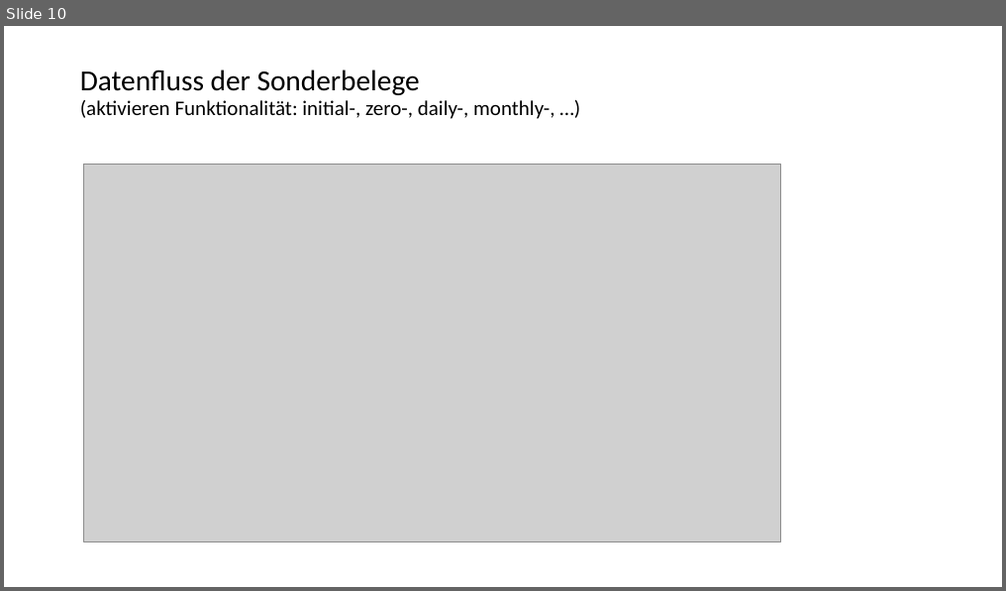
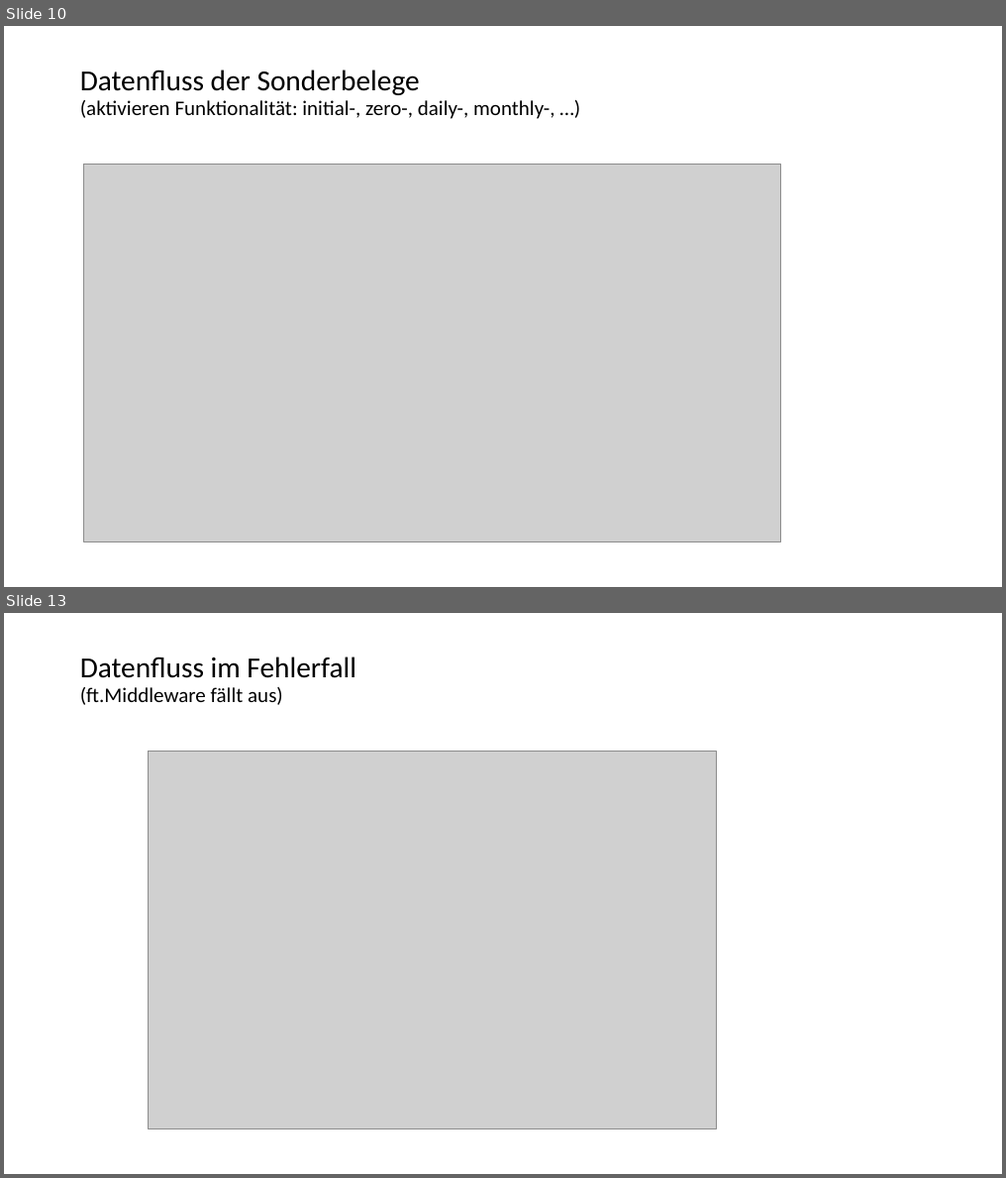
Before and after one commit to fiskaltrust/productdescription-de-doc, a slide deck: for-poscreators/presentation/onboarding_de.pptx. Shown one above the other, each under a label of ours: slide 10 before the commit, slides 10 and 13 after it; the slides between them are not shown. The pictures are 1006x591 and 1006x1178 pixels, drawn with LibreOffice and Linux fonts; fonts in the diff are those of the drawing; grey boxes stand for pictures. Boxes give left, top, right and bottom in pixels: in the first picture for what was removed or moved away, otherwise in the second. Text is boxed around its words. In the diff, an @@ line names an element or a change of style, - is before the commit and + after.

```diff
--- a/for-poscreators/presentation/onboarding_de.pptx
+++ b/for-poscreators/presentation/onboarding_de.pptx
@@ slide 13 added at [4,613,1002,1174], background #FFFFFF @@
@@ title added at [80,657,356,705], 20 pt, text #000000 @@
+Datenfluss im Fehlerfall
+(ft.Middleware fällt aus)
@@ picture added at [148,752,716,1130] @@
```
Also in this commit, not shown: 4 slides changed, 7 other files.
